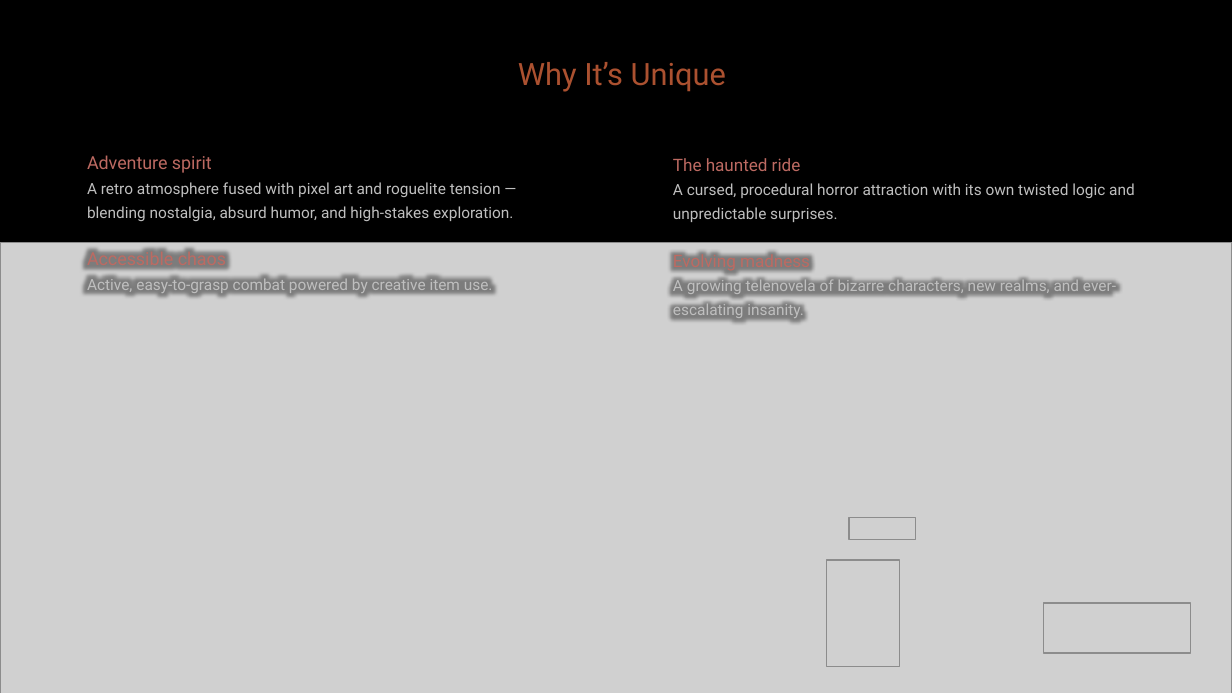
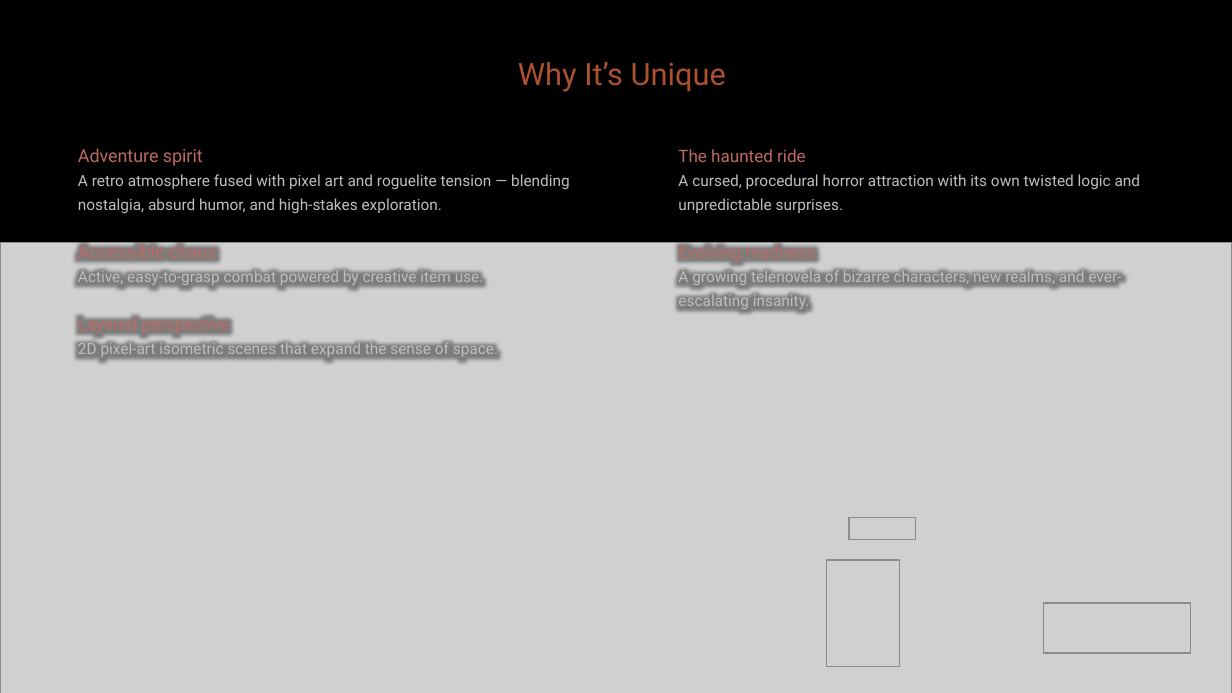
Before and after one commit to diegohcanepa/Remizione, a slide deck: slide 3 of Pitch Deck.pptx. Drawn at 1232x693 pixels with LibreOffice and Linux fonts; fonts in the diff are those of the drawing; grey boxes stand for pictures. Boxes give left, top, right and bottom in pixels: in the first picture for what was removed or moved away, otherwise in the second. Text is boxed around its words. In the diff, an @@ line names an element or a change of style, - is before the commit and + after.

```diff
--- a/Pitch Deck.pptx
+++ b/Pitch Deck.pptx
@@ text "Adventure spirit": place and size @@
-text "Adventure spirit" at (87,155,513,293)
+text "Adventure spirit" at (78,148,570,357)
@@ subtitle "The haunted ride": place and size @@
-subtitle "The haunted ride" at (673,158,1135,295)
+subtitle "The haunted ride" at (678,149,1141,287)
@@ text at (78,314,498,357): paragraphs added @@
+Layered perspective
+2D pixel-art isometric scenes that expand the sense of space.
```
Also in this commit, not shown: 29 other files.
